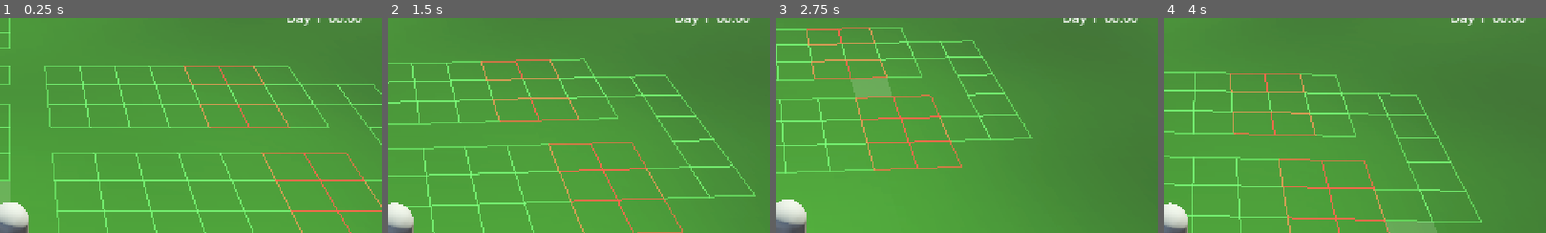
Above: before the commit, frames 1-4 (left to right).
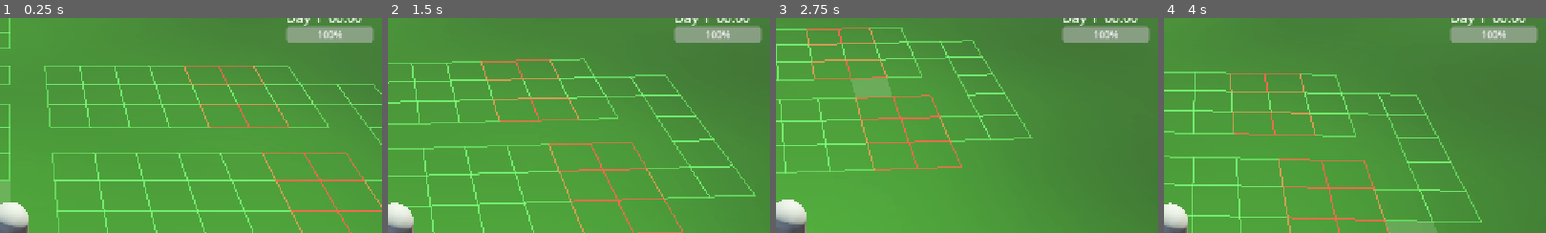
Above: after the commit, the same moments.

Repository: yigitefedev/cottage-game
Game: Godot game, scene res://scenes/main/main.tscn
The game is run twice, just before and just after one commit, with the same random seed, the same clock (stepped at 60 frames per second) and the same inputs.
Inputs (mouse positions are % of the whole screen's width and height, from its top left):
- Up to frame 1 (0.25 s): no input
- Up to frame 2 (1.5 s): move the mouse to (72, 45) at 0.52 s; hold D (move_right) 0.53-1.28 s; hold F (use_item) 0.53-1.28 s; move the mouse to (30, 55) at 1.27 s; hold S (move_back) from 1.28 s (still down); tap , (cycle_edge_direction) at 1.35 s
- Up to frame 3 (2.75 s): tap F (use_item) at 1.55, 2.3 s; move the mouse to (60, 28) at 2.02 s; release S (move_back) at 2.03 s; hold D (move_right) from 2.03 s (still down); hold R (cycle_hotbar_row) from 2.03 s (still down)
- Up to frame 4 (4 s): move the mouse to (45, 70) at 2.77 s; release D (move_right) at 2.78 s; release R (cycle_hotbar_row) at 2.78 s; hold W (move_forward) 2.78-3.53 s; tap G (drop_selected_item) at 2.85 s; tap F (use_item) at 3.05, 3.8 s; move the mouse to (80, 65) at 3.52 s; hold A (move_left) from 3.53 s (still down); hold E (interact) from 3.53 s (still down)
The pictures show only the part of the screen within x 49-99%, y 10-60%; the shares and areas given below are measured in that part.

The runs differ from the first frame. In frame 1, 1.8% of the frame differs, in the area x 74-98%, y 3-12%; in frame 2, 1.8%; in frame 3, 1.8%; in frame 4, 1.8%.

Commit message:
0.08
added re-harvesting
added stamina system
added sleep system

Diff:
--- a/project.godot
+++ b/project.godot
@@ -179,6 +179,16 @@
 "events": [Object(InputEventKey,"resource_local_to_scene":false,"resource_name":"","device":-1,"window_id":0,"alt_press …(192 unchanged characters)…
 ]
 }
+debug_refill_stamina={
+"deadzone": 0.2,
+"events": [Object(InputEventKey,"resource_local_to_scene":false,"resource_name":"","device":-1,"window_id":0,"alt_pressed":false,"shift_pressed":false,"ctrl_pressed":false,"meta_pressed":false,"pressed":false,"keycode":0,"physical_keycode":4194444,"key_label":0,"unicode":54,"location":0,"echo":false,"script":null)
+]
+}
+debug_sleep={
+"deadzone": 0.2,
+"events": [Object(InputEventKey,"resource_local_to_scene":false,"resource_name":"","device":-1,"window_id":0,"alt_pressed":false,"shift_pressed":false,"ctrl_pressed":false,"meta_pressed":false,"pressed":false,"keycode":0,"physical_keycode":4194443,"key_label":0,"unicode":53,"location":0,"echo":false,"script":null)
+]
+}
 
 [physics]
 
--- a/resources/crops/definitions/CarrotCropDefinition.tres
+++ b/resources/crops/definitions/CarrotCropDefinition.tres
@@ -7,7 +7,8 @@
 id = &"carrot"
 display_name = "Carrot"
 stage_visual_ids = Array[StringName]([&"carrot_stage_0", &"carrot_stage_1", &"carrot_stage_2", &"carrot_stage_3"])
-stage_duration_days = Array[int]([1, 2, 2, 0])
+stage_duration_days = Array[int]([1, 1, 1, 0])
 harvest_stage_index = 3
 harvest_item_id = &"carrot"
+regrow_after_harvest = true
 metadata/_custom_type_script = "uid://gdt274ukb23n"
--- a/scenes/main/main.tscn
+++ b/scenes/main/main.tscn
@@ -17,6 +17,8 @@
 [ext_resource type="Script" uid="uid://b7ilypk1ermuo" path="res://scripts/UI/ToolRadialMenu.gd" id="12_th5th"]
 [ext_resource type="PackedScene" uid="uid://0yi14361xc03" path="res://scenes/UI/InventorySlotUI.tscn" id="13_7smn1"]
 [ext_resource type="Resource" uid="uid://bomxrfkxcp8o8" path="res://resources/items/MainItemDatabase.tres" id="13_nvumn"]
+[ext_resource type="Script" uid="uid://c3htoi4pjfls8" path="res://scripts/managers/SleepManager.gd" id="14_necax"]
+[ext_resource type="Script" uid="uid://ci21tn5q1ub2o" path="res://scripts/UI/StaminaUI.gd" id="18_ou6is"]
 
 [sub_resource type="ProceduralSkyMaterial" id="ProceduralSkyMaterial_iuonh"]
 sky_horizon_color = Color(0.66224277, 0.6717428, 0.6867428, 1)
@@ -93,6 +95,10 @@
 script = ExtResource("2_iuonh")
 grid_definition = ExtResource("3_l3cfh")
 
+[node name="GridObjectManager" type="Node3D" parent="Managers" unique_id=1635431882]
+script = ExtResource("12_hxu8e")
+item_database = ExtResource("13_nvumn")
+
 [node name="TileSelector" type="Node3D" parent="Managers" unique_id=1697809969 node_paths=PackedStringArray("grid_manager", "debug_label")]
 script = ExtResource("3_k2fmo")
 grid_manager = NodePath("../GridManager")
@@ -145,9 +151,9 @@
 script = ExtResource("8_a8run")
 dropped_item_scene = ExtResource("9_ouso4")
 
-[node name="GridObjectManager" type="Node3D" parent="Managers" unique_id=1635431882]
-script = ExtResource("12_hxu8e")
-item_database = ExtResource("13_nvumn")
+[node name="SleepManager" type="Node3D" parent="Managers" unique_id=956891416 node_paths=PackedStringArray("fade_rect")]
+script = ExtResource("14_necax")
+fade_rect = NodePath("../../UI/SleepFadeRect")
 
 [node name="UI" type="Control" parent="." unique_id=2032844883]
 layout_mode = 3
@@ -220,3 +226,34 @@
 theme_override_font_sizes/font_size = 22
 text = "00:00"
 script = ExtResource("8_yyfjg")
+
+[node name="StaminaUI" type="Control" parent="UI" unique_id=643561204]
+anchors_preset = 0
+offset_right = 40.0
+offset_bottom = 40.0
+script = ExtResource("18_ou6is")
+
+[node name="StaminaBar" type="ProgressBar" parent="UI/StaminaUI" unique_id=933955937]
+layout_mode = 0
+offset_left = 1102.0
+offset_top = 87.925
+offset_right = 1248.0
+offset_bottom = 114.92504
+value = 100.0
+
+[node name="StaminaLabel" type="Label" parent="UI/StaminaUI" unique_id=1594469724]
+visible = false
+layout_mode = 0
+offset_left = 1027.0
+offset_top = 88.0
+offset_right = 1067.0
+offset_bottom = 111.0
+text = "stamina"
+
+[node name="SleepFadeRect" type="ColorRect" parent="UI" unique_id=514526863]
+visible = false
+modulate = Color(1, 1, 1, 0)
+layout_mode = 0
+offset_right = 1280.0
+offset_bottom = 720.0
+color = Color(0, 0, 0, 1)
--- a/scenes/player/player.tscn
+++ b/scenes/player/player.tscn
@@ -21,6 +21,7 @@
 [ext_resource type="Resource" uid="uid://2pfris35hhvg" path="res://resources/items/Instances/ScytheInstance.tres" id="14_3j4b4"]
 [ext_resource type="Resource" uid="uid://cur6fyq5prnxu" path="res://resources/items/Instances/ShovelInstance.tres" id="15_yj68g"]
 [ext_resource type="Resource" uid="uid://chcrn30ywiu07" path="res://resources/items/Instances/WoodFenceInstance.tres" id="17_3j4b4"]
+[ext_resource type="Script" uid="uid://k36bkwxba1as" path="res://scripts/player/PlayerStamina.gd" id="22_yj68g"]
 
 [sub_resource type="CapsuleShape3D" id="CapsuleShape3D_k2fmo"]
 radius = 0.4
@@ -74,3 +75,6 @@
 [node name="InteractionController" type="Node3D" parent="." unique_id=1943167925]
 script = ExtResource("11_je7p5")
 interaction_actions = Array[ExtResource("12_gx1jg")]([ExtResource("13_ugbui")])
+
+[node name="PlayerStamina" type="Node3D" parent="." unique_id=2095934666]
+script = ExtResource("22_yj68g")
--- /dev/null
+++ b/scripts/UI/StaminaUI.gd
@@ -0,0 +1,25 @@
+class_name StaminaUI
+extends Control
+
+@onready var stamina_bar: ProgressBar = $StaminaBar
+@onready var stamina_label: Label = $StaminaLabel
+
+var player_stamina: PlayerStamina
+
+
+func _ready() -> void:
+	player_stamina = get_tree().get_first_node_in_group("player_stamina")
+
+	if player_stamina == null:
+		push_warning("StaminaUI: PlayerStamina bulunamadı.")
+		return
+
+	player_stamina.stamina_changed.connect(update_stamina)
+	update_stamina(player_stamina.current_stamina, player_stamina.max_stamina)
+
+
+func update_stamina(current: int, maximum: int) -> void:
+	stamina_bar.max_value = maximum
+	stamina_bar.value = current
+
+	stamina_label.text = "%s / %s" % [current, maximum]
--- a/scripts/crops/CropDefinition.gd
+++ b/scripts/crops/CropDefinition.gd
@@ -12,6 +12,9 @@
 
 @export var harvest_amount_min: int = 3
 @export var harvest_amount_max: int = 5
+
+@export var regrow_after_harvest := false
+@export var regrow_stage_index := 1
 
 
 func get_stage_count() -> int:
--- a/scripts/items/actions/ItemAction.gd
+++ b/scripts/items/actions/ItemAction.gd
@@ -2,10 +2,10 @@
 extends Resource
 
 @export var action_id: StringName
+@export var stamina_cost := 1
 
 func can_use(_context) -> bool:
 	return false
 
-
 func use(_context) -> void:
 	pass
--- a/scripts/items/actions/ItemUseContext.gd
+++ b/scripts/items/actions/ItemUseContext.gd
@@ -4,6 +4,7 @@
 var player: CharacterBody3D
 var player_inventory: PlayerInventory
 var tool_controller: ToolController
+var player_stamina: PlayerStamina
 
 var selected_slot_index: int
 var selected_item: ItemInstanceData
--- a/scripts/items/actions/interactions/HarvestCropInteractionAction.gd
+++ b/scripts/items/actions/interactions/HarvestCropInteractionAction.gd
@@ -65,14 +65,37 @@
 
 
 func clear_crop(context: InteractionContext, coord: Vector2i, tile: GameTileData) -> void:
-	tile.crop_id = &""
-	tile.crop_growth_day = 0
-	tile.crop_stage_index = 0
-	tile.crop_days_in_stage = 0
-	tile.crop_harvestable = false
-	tile.crop_quality = 0
+	var crop := crop_database.get_crop(tile.crop_id)
 
-	tile.remove_visual(&"crop")
+	if crop != null and crop.regrow_after_harvest:
+		var reset_stage: int = clampi(
+			crop.regrow_stage_index,
+			0,
+			crop.stage_visual_ids.size() - 1
+		)
+
+		tile.crop_growth_day = 0
+		tile.crop_stage_index = reset_stage
+		tile.crop_days_in_stage = 0
+		tile.crop_harvestable = false
+		tile.crop_quality = 0
+
+		var visual_id: StringName = crop.stage_visual_ids[reset_stage]
+
+		if visual_id != &"":
+			tile.set_visual(&"crop", visual_id)
+		else:
+			tile.remove_visual(&"crop")
+
+	else:
+		tile.crop_id = &""
+		tile.crop_growth_day = 0
+		tile.crop_stage_index = 0
+		tile.crop_days_in_stage = 0
+		tile.crop_harvestable = false
+		tile.crop_quality = 0
+
+		tile.remove_visual(&"crop")
 
 	context.tile_visual_manager.refresh_tile(coord)
 
--- a/scripts/items/actions/item_actions/PlaceCornerObjectAction.gd
+++ b/scripts/items/actions/item_actions/PlaceCornerObjectAction.gd
@@ -32,21 +32,25 @@
 
 
 func use(context: ItemUseContext) -> void:
+	if not can_use(context):
+		return
+
+	if context.grid_object_manager == null:
+		return
+
 	var object_id: StringName = context.selected_item.get_property("object_id", &"")
 	var visual_layer: StringName = context.selected_item.get_property("visual_layer", &"object")
 	var visual_id: StringName = context.selected_item.get_property("visual_id", object_id)
 
-	if object_id == &"":
+	var placed: bool = context.grid_object_manager.place_corner_object(
+		context.target_corner_coord,
+		object_id,
+		visual_layer,
+		visual_id
+	)
+
+	if not placed:
 		return
-
-	var coord := context.target_corner_coord
-	var corner := context.grid_manager.get_or_create_corner(coord)
-
-	corner.object_id = object_id
-	corner.set_visual(visual_layer, visual_id)
-
-	if context.corner_visual_manager != null:
-		context.corner_visual_manager.refresh_corner(coord)
 
 	context.selected_item.amount -= 1
 
--- a/scripts/items/actions/item_actions/PlaceEdgeObjectAction.gd
+++ b/scripts/items/actions/item_actions/PlaceEdgeObjectAction.gd
@@ -36,23 +36,23 @@
 	if not can_use(context):
 		return
 
+	if context.grid_object_manager == null:
+		return
+
 	var object_id: StringName = context.selected_item.get_property("object_id", &"")
 	var visual_layer: StringName = context.selected_item.get_property("visual_layer", &"object")
 	var visual_id: StringName = context.selected_item.get_property("visual_id", object_id)
 
-	if object_id == &"" or visual_id == &"":
+	var placed: bool = context.grid_object_manager.place_edge_object(
+		context.target_edge_coord,
+		context.target_edge_orientation,
+		object_id,
+		visual_layer,
+		visual_id
+	)
+
+	if not placed:
 		return
-
-	var coord := context.target_edge_coord
-	var orientation := context.target_edge_orientation
-
-	var edge := context.grid_manager.get_or_create_edge(coord, orientation)
-
-	edge.object_id = object_id
-	edge.set_visual(visual_layer, visual_id)
-
-	if context.edge_visual_manager != null:
-		context.edge_visual_manager.refresh_edge(coord, orientation)
 
 	context.selected_item.amount -= 1
 
--- a/scripts/managers/GridObjectManager.gd
+++ b/scripts/managers/GridObjectManager.gd
@@ -137,3 +137,45 @@
 			return definition
 
 	return null
+func place_corner_object(coord: Vector2i, object_id: StringName, visual_layer: StringName, visual_id: StringName) -> bool:
+	if grid_manager == null:
+		return false
+
+	if object_id == &"" or visual_id == &"":
+		return false
+
+	var corner := grid_manager.get_corner(coord)
+
+	if corner != null and corner.has_object():
+		return false
+
+	corner = grid_manager.get_or_create_corner(coord)
+	corner.object_id = object_id
+	corner.set_visual(visual_layer, visual_id)
+
+	if corner_visual_manager != null:
+		corner_visual_manager.refresh_corner(coord)
+
+	return true
+
+
+func place_edge_object(coord: Vector2i, orientation: StringName, object_id: StringName, visual_layer: StringName, visual_id: StringName) -> bool:
+	if grid_manager == null:
+		return false
+
+	if object_id == &"" or visual_id == &"":
+		return false
+
+	var edge := grid_manager.get_edge(coord, orientation)
+
+	if edge != null and edge.has_object():
+		return false
+
+	edge = grid_manager.get_or_create_edge(coord, orientation)
+	edge.object_id = object_id
+	edge.set_visual(visual_layer, visual_id)
+
+	if edge_visual_manager != null:
+		edge_visual_manager.refresh_edge(coord, orientation)
+
+	return true
--- /dev/null
+++ b/scripts/managers/SleepManager.gd
@@ -0,0 +1,99 @@
+class_name SleepManager
+extends Node
+
+@export var sleep_fade_duration := 0.8
+
+var time_manager: TimeManager
+var player_stamina: PlayerStamina
+@export var fade_rect: ColorRect
+
+var is_sleeping := false
+
+
+func _ready() -> void:
+	add_to_group("sleep_manager")
+
+	await get_tree().process_frame
+
+	time_manager = get_tree().get_first_node_in_group("time_manager")
+	player_stamina = get_tree().get_first_node_in_group("player_stamina")
+
+	print("[SleepManager] ready")
+	print("[SleepManager] time_manager: ", time_manager)
+	print("[SleepManager] player_stamina: ", player_stamina)
+	print("[SleepManager] fade_rect: ", fade_rect)
+
+
+func _input(event: InputEvent) -> void:
+	if event.is_action_pressed("debug_sleep"):
+		print("[SleepManager] debug_sleep pressed")
+		try_sleep()
+
+
+func try_sleep() -> void:
+	print("[SleepManager] try_sleep")
+
+	if is_sleeping:
+		print("[SleepManager] already sleeping")
+		return
+
+	sleep()
+
+
+func sleep() -> void:
+	print("[SleepManager] sleep start")
+	if time_manager == null:
+		print("[SleepManager] no time manager")
+		return
+
+	is_sleeping = true
+
+	var wake_hour := time_manager.get_sleep_wake_hour()
+
+	await fade_to_black()
+
+	time_manager.sleep_until_next_day(wake_hour)
+
+	if player_stamina != null:
+		player_stamina.refill()
+
+	await fade_from_black()
+
+	is_sleeping = false
+
+
+func fade_to_black() -> void:
+	if fade_rect == null:
+		return
+
+	var tween := create_tween()
+
+	fade_rect.visible = true
+	fade_rect.modulate.a = 0.0
+
+	tween.tween_property(
+		fade_rect,
+		"modulate:a",
+		1.0,
+		sleep_fade_duration
+	)
+
+	await tween.finished
+
+
+func fade_from_black() -> void:
+	if fade_rect == null:
+		return
+
+	var tween := create_tween()
+
+	tween.tween_property(
+		fade_rect,
+		"modulate:a",
+		0.0,
+		sleep_fade_duration
+	)
+
+	await tween.finished
+
+	fade_rect.visible = false
--- a/scripts/managers/TimeManager.gd
+++ b/scripts/managers/TimeManager.gd
@@ -4,6 +4,7 @@
 signal hour_passed(day: int, hour: int)
 signal day_started(day: int)
 signal day_changed(day: int)
+signal time_skipped(minutes: int)
 
 @export var seconds_per_game_minute := 1.0
 @export var minutes_per_tick := 10
@@ -20,6 +21,8 @@
 var _last_hour := 6
 var _last_day := 1
 
+func _ready() -> void:
+	add_to_group("time_manager")
 
 func _process(delta: float) -> void:
 	if is_paused:
@@ -95,7 +98,38 @@
 
 func set_time_scale(value: float) -> void:
 	time_scale = max(value, 0.0)
+func sleep_until_next_day(wake_hour: int, wake_minute: int = 0) -> void:
+	var skipped_minutes := get_minutes_until_next_day_time(wake_hour, wake_minute)
 
+	current_day += 1
+	current_hour = wake_hour
+	current_minute = wake_minute
+
+	_last_day = current_day
+	_last_hour = current_hour
+	_second_accumulator = 0.0
+
+	time_skipped.emit(skipped_minutes)
+	day_changed.emit(current_day)
+	day_started.emit(current_day)
+	time_tick.emit(current_day, current_hour, current_minute)
+
+
+func get_minutes_until_next_day_time(wake_hour: int, wake_minute: int = 0) -> int:
+	var current_total := current_hour * 60 + current_minute
+	var target_total := wake_hour * 60 + wake_minute
+
+	return (24 * 60 - current_total) + target_total
+
+
+func get_sleep_wake_hour() -> int:
+	if current_hour >= 0 and current_hour < 2:
+		return 8
+
+	if current_hour >= 2 and current_hour < day_start_hour:
+		return 10
+
+	return 6
 func _input(event: InputEvent) -> void:
 	if event.is_action_pressed("debug_toggle_time_pause"):
 		toggle_pause()
--- /dev/null
+++ b/scripts/player/PlayerStamina.gd
@@ -0,0 +1,46 @@
+class_name PlayerStamina
+extends Node
+
+@export var base_max_stamina := 100
+
+var max_stamina := 100
+var current_stamina := 100
+
+signal stamina_changed(current: int, maximum: int)
+
+
+func _ready() -> void:
+	add_to_group("player_stamina")
+	recalculate_max_stamina()
+	current_stamina = max_stamina
+	stamina_changed.emit(current_stamina, max_stamina)
+
+
+func recalculate_max_stamina() -> void:
+	max_stamina = base_max_stamina
+
+
+func can_spend(amount: int) -> bool:
+	return current_stamina >= amount
+
+
+func spend(amount: int) -> bool:
+	if amount <= 0:
+		return true
+
+	if not can_spend(amount):
+		return false
+
+	current_stamina -= amount
+	stamina_changed.emit(current_stamina, max_stamina)
+	return true
+
+
+func refill() -> void:
+	recalculate_max_stamina()
+	current_stamina = max_stamina
+	stamina_changed.emit(current_stamina, max_stamina)
+
+func _input(event: InputEvent) -> void:
+	if event.is_action_pressed("debug_refill_stamina"):
+		refill()
--- a/scripts/player/ToolController.gd
+++ b/scripts/player/ToolController.gd
@@ -11,6 +11,7 @@
 var edge_targeter: PlayerEdgeTargeter
 var edge_visual_manager: EdgeVisualManager
 var grid_object_manager: GridObjectManager
+var player_stamina: PlayerStamina
 
 func _ready() -> void:
 	await get_tree().process_frame
@@ -24,6 +25,7 @@
 	tile_visual_manager = get_tree().get_first_node_in_group("tile_visual_manager")
 	edge_targeter = get_tree().get_first_node_in_group("player_edge_targeter")
 	edge_visual_manager = get_tree().get_first_node_in_group("edge_visual_manager")
+	player_stamina = get_tree().get_first_node_in_group("player_stamina")
 
 func _input(event: InputEvent) -> void:
 	if event.is_action_pressed("use_item"):
@@ -52,7 +54,14 @@
 	if not action.can_use(context):
 		return
 
-	action.use(context)
+	if player_stamina != null:
+		if not player_stamina.can_spend(action.stamina_cost):
+			return
+
+		action.use(context)
+		player_stamina.spend(action.stamina_cost)
+	else:
+		action.use(context)
 
 	player_inventory.inventory_changed.emit()
 
@@ -78,6 +87,7 @@
 	context.corner_targeter = corner_targeter
 	context.corner_visual_manager = corner_visual_manager
 	context.grid_object_manager = grid_object_manager
+	context.player_stamina = player_stamina
 
 	if corner_targeter != null:
 		context.target_corner_coord = corner_targeter.get_target_corner()
Not shown, added: scripts/UI/StaminaUI.gd.uid
Not shown, added: scripts/managers/SleepManager.gd.uid
Not shown, added: scripts/player/PlayerStamina.gd.uid
